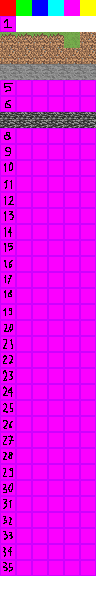
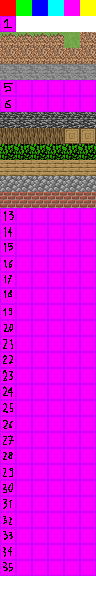
Layered file, before and after one edit (96x600). Changes by layer:
painted on "Sfondo" over [0, 128, 96, 208]
